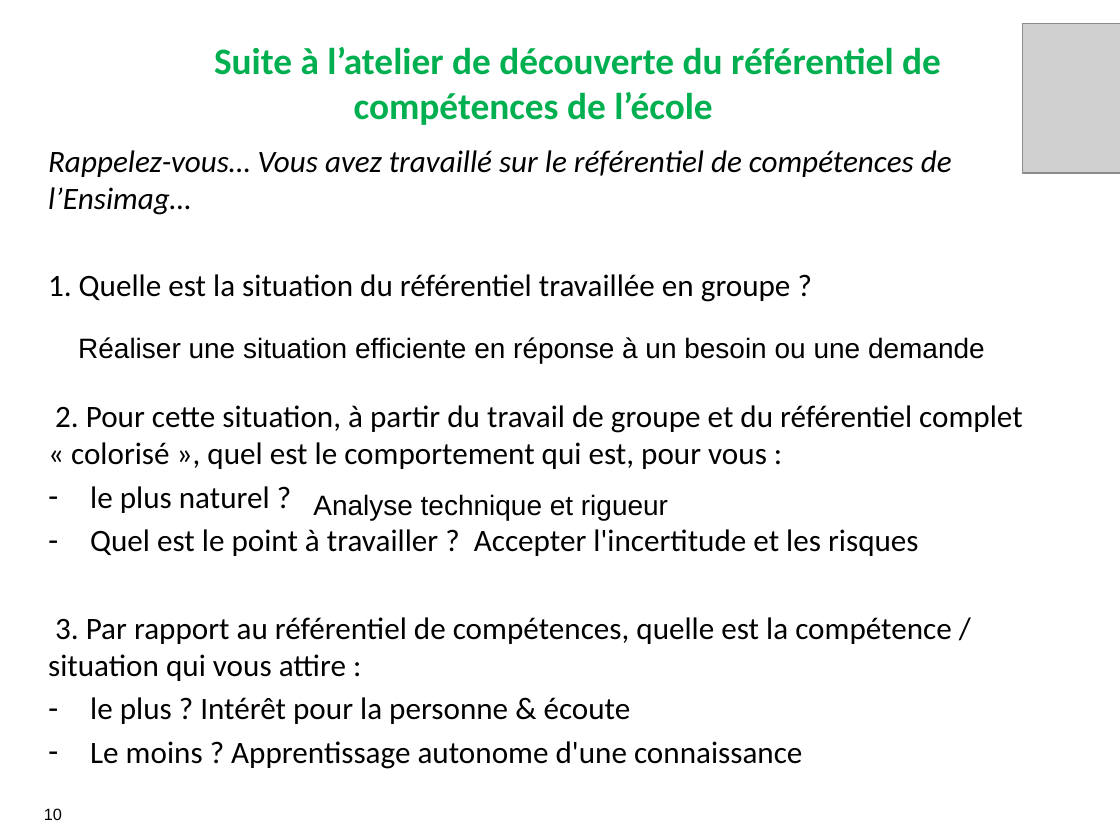
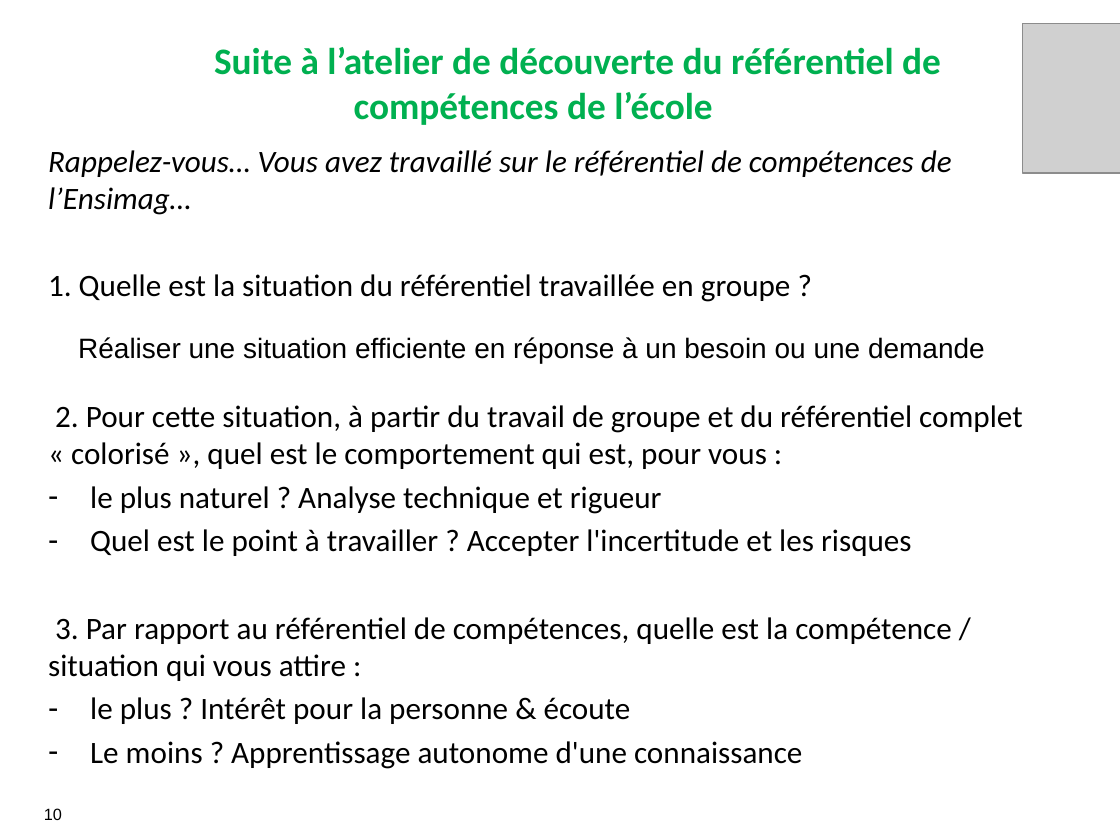
Before and after one commit to michelprojets/Ensimag-TPs-S1, a slide deck: slide 10 of MAP/carnet_de_bord.odp. Drawn at 1120x840 pixels with LibreOffice and Linux fonts; fonts in the diff are those of the drawing; grey boxes stand for pictures; background and template pictures are left out. Boxes give left, top, right and bottom in pixels: in the first picture for what was removed or moved away, otherwise in the second. Text is boxed around its words. In the diff, an @@ line names an element or a change of style, - is before the commit and + after.

```diff
--- a/MAP/carnet_de_bord.odp
+++ b/MAP/carnet_de_bord.odp
@@ text at [90, 486, 662, 514]: text changed @@
-– le plus naturel ?
+– le plus naturel ? Analyse technique et rigueur
@@ text removed at [313, 494, 668, 520] @@
-Analyse technique et rigueur
```
Also in this commit, not shown: 1 other file.
